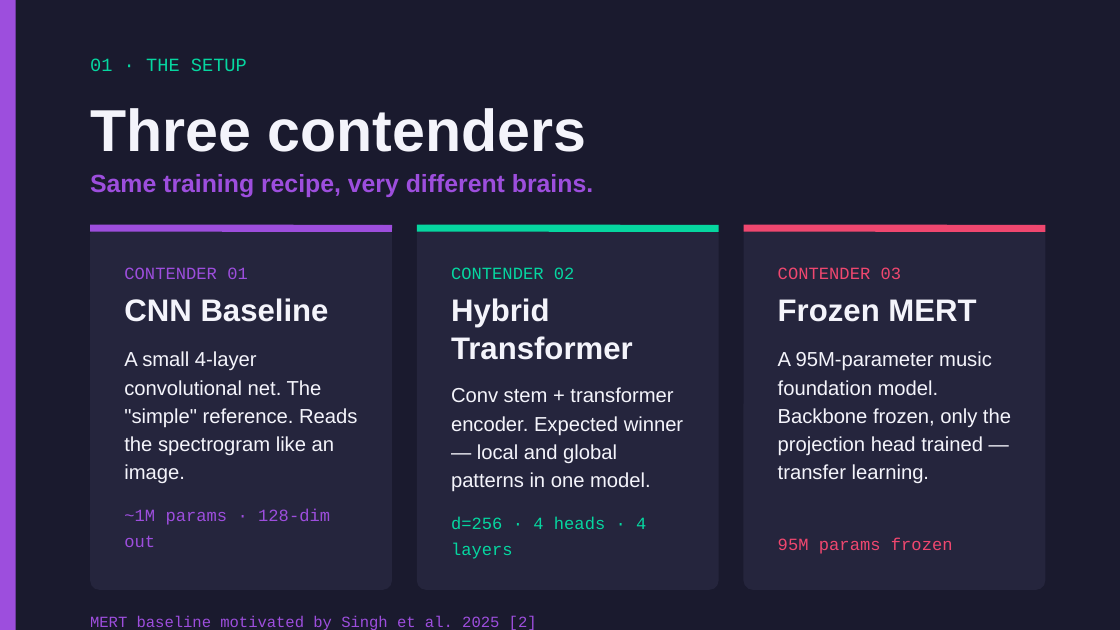
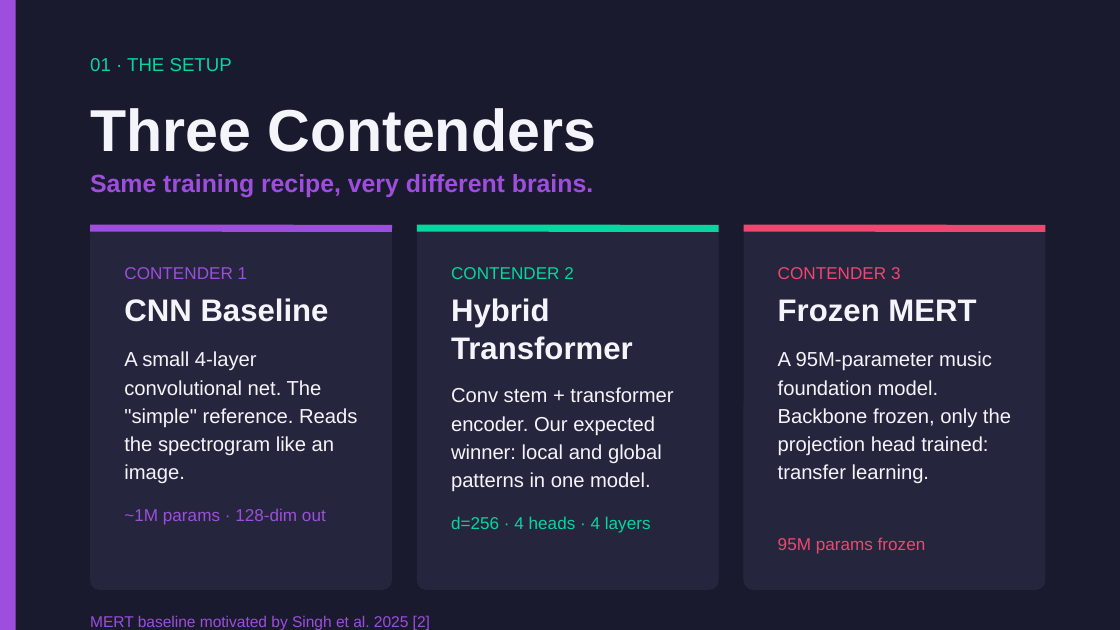
Before and after one commit to Ari-S-123/transformer-fingerprinting, a slide deck: slide 7 of Transformer-Fingerprinting-Presentation.pptx. Drawn at 1120x630 pixels with LibreOffice and Linux fonts; fonts in the diff are those of the drawing. Boxes give left, top, right and bottom in pixels: in the first picture for what was removed or moved away, otherwise in the second. Text is boxed around its words. In the diff, an @@ line names an element or a change of style, - is before the commit and + after.

```diff
--- a/Transformer-Fingerprinting-Presentation.pptx
+++ b/Transformer-Fingerprinting-Presentation.pptx
@@ text at <box>90,108,596,152</box>: text changed @@
-Three contenders
+Three Contenders
@@ text at <box>124,267,248,279</box>: text changed; font Courier New to Arial @@
-CONTENDER 01
+CONTENDER 1
@@ text at <box>451,267,574,279</box>: text changed; font Courier New to Arial @@
-CONTENDER 02
+CONTENDER 2
@@ text at <box>778,267,901,279</box>: text changed; font Courier New to Arial @@
-CONTENDER 03
+CONTENDER 3
@@ text at <box>778,351,1011,483</box>: text changed @@
-A 95M-parameter music foundation model. Backbone frozen, only the projection head trained — transfer learning.
+A 95M-parameter music foundation model. Backbone frozen, only the projection head trained: transfer learning.
@@ text at <box>451,387,673,492</box>: text changed @@
-Conv stem + transformer encoder. Expected winner — local and global patterns in one model.
+Conv stem + transformer encoder. Our expected winner: local and global patterns in one model.
@@ font Courier New to Arial in 5 elements at <box>90,58,232,71</box>, <box>124,508,326,525</box>, <box>451,516,651,533</box>, <box>778,537,926,554</box>, <box>90,615,430,630</box> @@
```
Also in this commit, not shown: 17 other slides changed.
